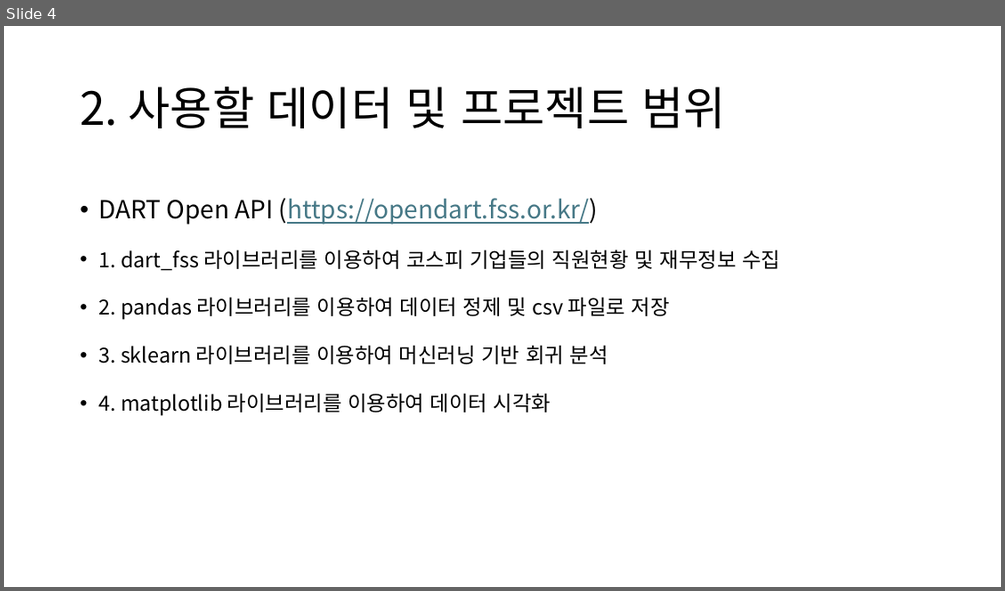
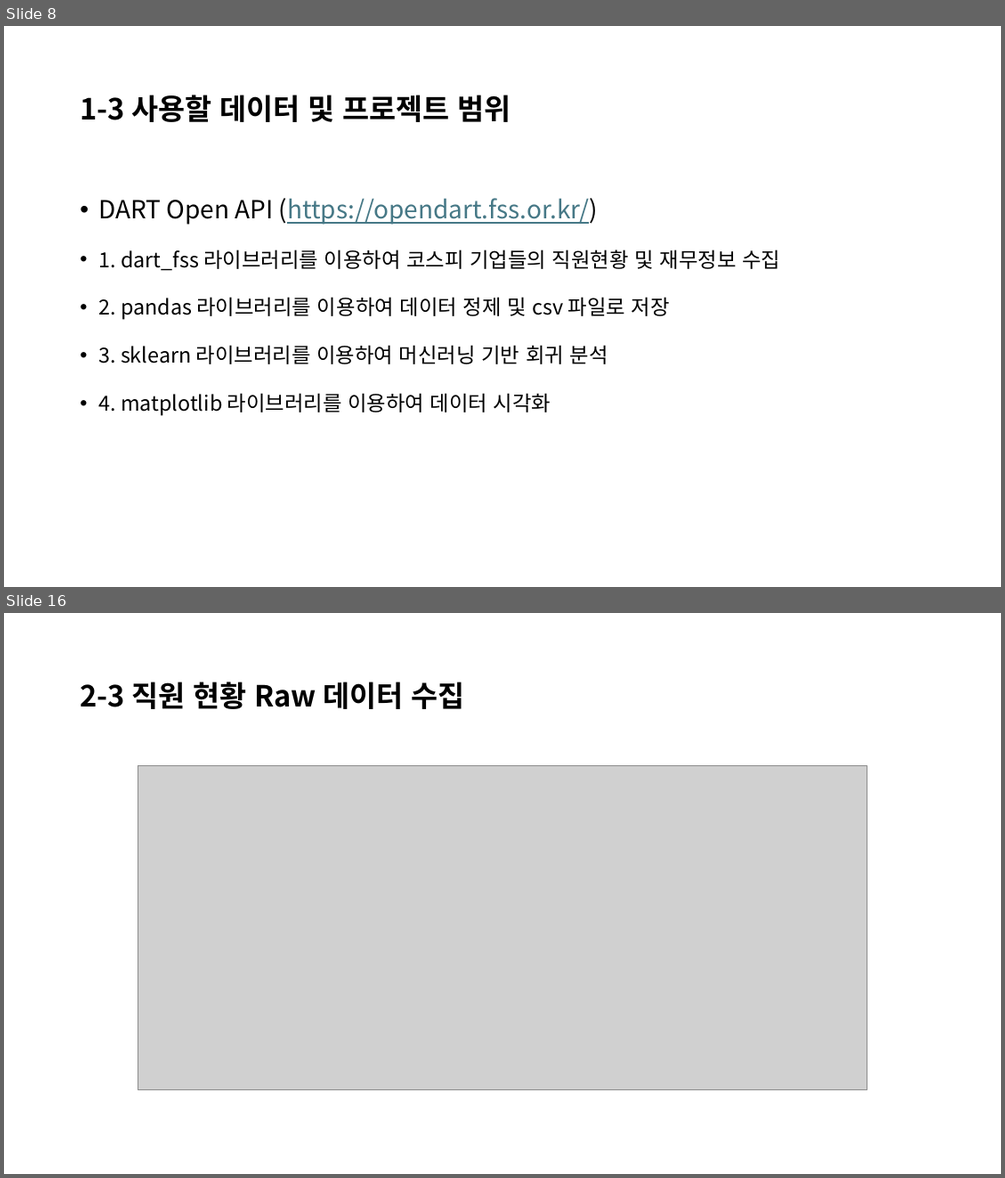
Before and after one commit to namdkgo/BigDataProject, a slide deck: 202344083_남동관_빅데이터_기말프로젝트_보고서.pptx. Shown one above the other, each under a label of ours: slide 4 before the commit, slides 8 and 16 after it; the slides between them are not shown. The pictures are 1005x591 and 1005x1178 pixels, drawn with LibreOffice and Linux fonts; fonts in the diff are those of the drawing; grey boxes stand for pictures. Boxes give left, top, right and bottom in pixels: in the first picture for what was removed or moved away, otherwise in the second. Text is boxed around its words. In the diff, an @@ line names an element or a change of style, - is before the commit and + after.

```diff
--- a/202344083_남동관_빅데이터_기말프로젝트_보고서.pptx
+++ b/202344083_남동관_빅데이터_기말프로젝트_보고서.pptx
@@ slide 16 added at box(4, 613, 1001, 1174), background #FFFFFF @@
@@ title added at box(80, 682, 465, 709), 28 pt, text #000000, bold @@
+2-3 직원 현황 Raw 데이터 수집
@@ picture added at box(138, 765, 867, 1089) @@
@@ what was slide 4 is now slide 8 @@
@@ slide 8 changed as well @@
@@ title at box(80, 95, 511, 122): text changed; size 44 to 28 pt; bold on @@
-2. 사용할 데이터 및 프로젝트 범위
+1-3 사용할 데이터 및 프로젝트 범위
```
Also in this commit, not shown: 10 other slides changed, 48 other slides added, 5 other files.
